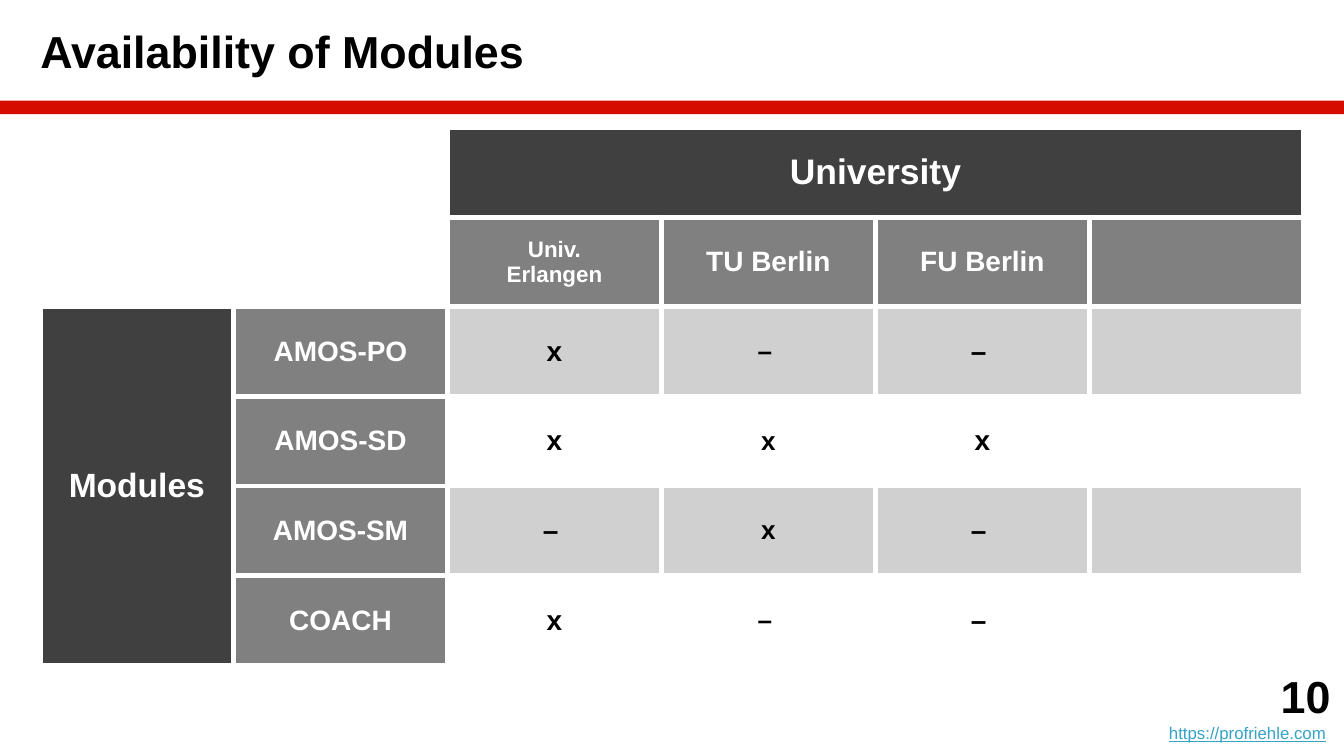
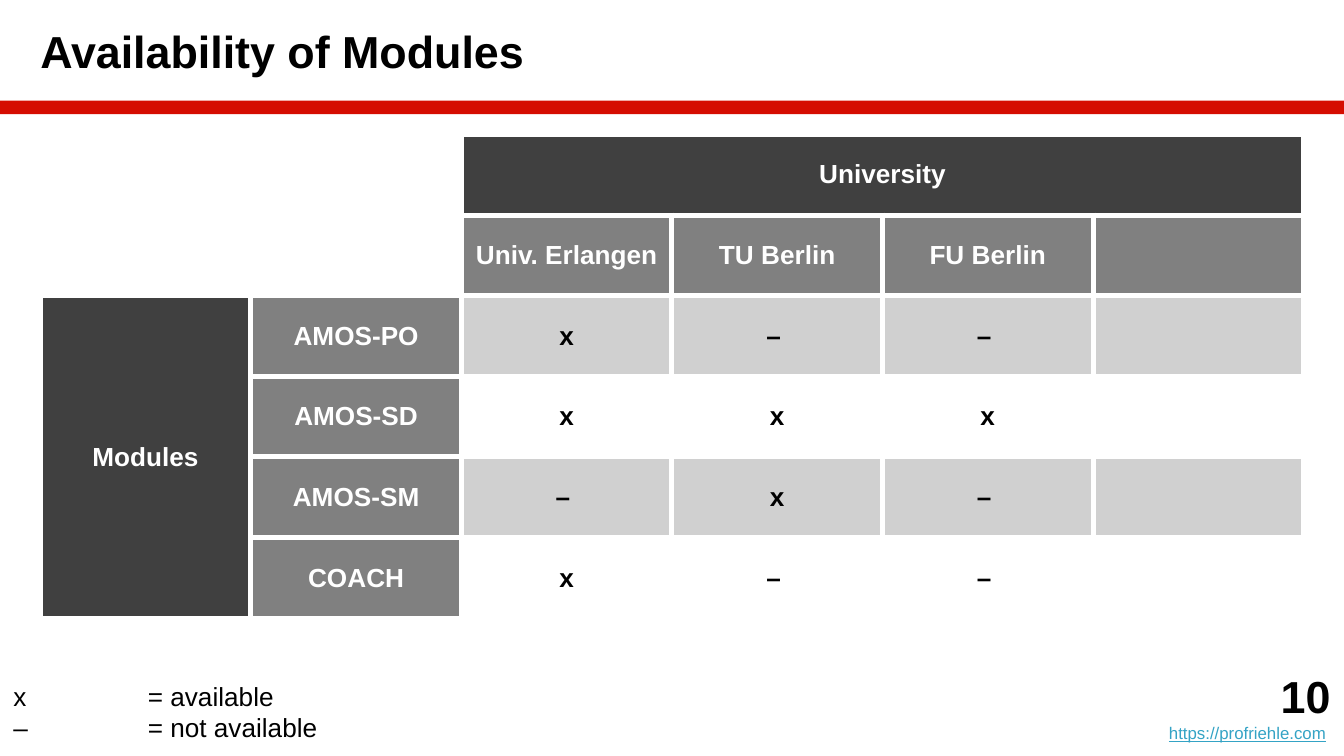
Before and after one commit to dirkriehle/amos-course, a slide deck: slide 10 of Lecture slides/AMOS A01 - Introduction.pptx. Drawn at 1344x756 pixels with LibreOffice and Linux fonts; fonts in the diff are those of the drawing. Boxes give left, top, right and bottom in pixels: in the first picture for what was removed or moved away, otherwise in the second. Text is boxed around its words. In the diff, an @@ line names an element or a change of style, - is before the commit and + after.

```diff
--- a/Lecture slides/AMOS A01 - Introduction.pptx
+++ b/Lecture slides/AMOS A01 - Introduction.pptx
@@ table at (40,134,1306,591) @@
-row 2, column 3: Univ. / Erlangen
+row 2, column 3: Univ. Erlangen
@@ size 19 to 14 pt in "University" @@
@@ size 15 to 14 pt in "TU Berlin", "FU Berlin", "AMOS-PO", "x" and 10 more places @@
@@ size 18 to 14 pt in "Modules" @@
@@ table: place and size @@
-table at (40,128,1302,634)
+table at (40,134,1306,591)
@@ text added at (13,687,317,738), 14 pt, text #000000 @@
+x = available
+– = not available
```
Also in this commit, not shown: 1 other slide changed, 3 other files.
